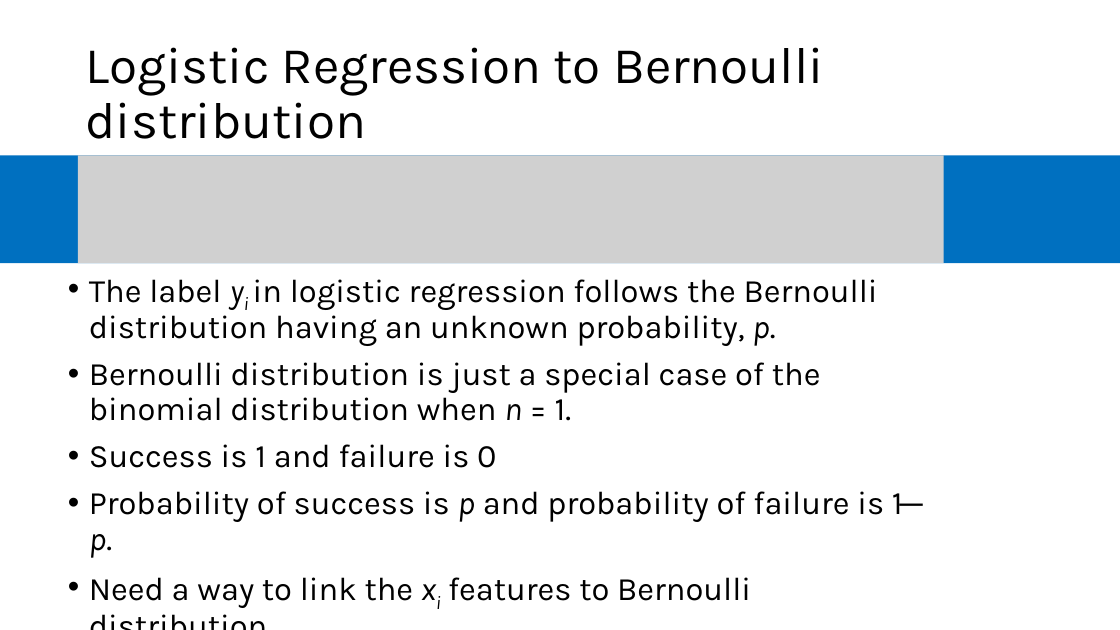
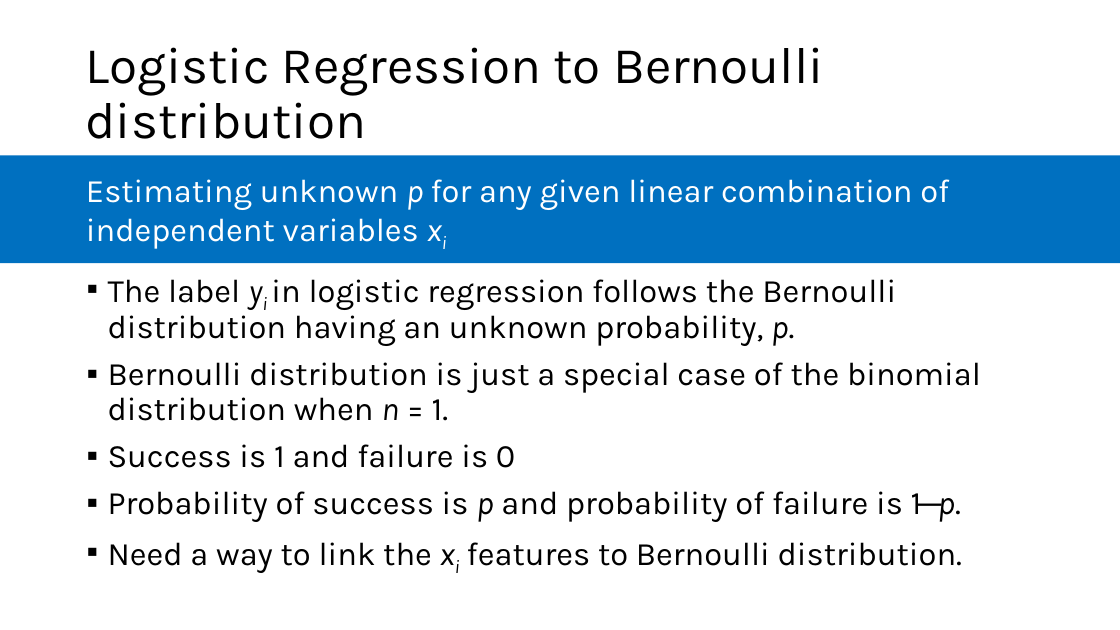
Before and after one commit to microsoft/AcademicContent, a slide deck: slide 29 of Instructor-Led/Module5/Lessons/Module5_Lesson7 Regression and Classification.pptx. Drawn at 1120x630 pixels with LibreOffice and Linux fonts; fonts in the diff are those of the drawing; grey boxes stand for pictures. Boxes give left, top, right and bottom in pixels: in the first picture for what was removed or moved away, otherwise in the second. Text is boxed around its words. In the diff, an @@ line names an element or a change of style, - is before the commit and + after.

```diff
--- a/Instructor-Led/Module5/Lessons/Module5_Lesson7 Regression and Classification.pptx
+++ b/Instructor-Led/Module5/Lessons/Module5_Lesson7 Regression and Classification.pptx
@@ picture removed at <box>78,155,944,263</box> @@
@@ text added at <box>86,179,949,249</box>, 28 pt, text #FFFFFF @@
+Estimating unknown p for any given linear combination of independent variables xi
@@ text "The label yi in logistic ...": place and size @@
-text "The label yi in logistic ..." at <box>89,279,903,608</box>
+text "The label yi in logistic ..." at <box>108,279,981,573</box>
@@ text "The label yi in logistic ..." at <box>108,279,981,573</box>: bullet • to ▪ @@
```
Also in this commit, not shown: 10 other slides changed, 11 other files.
